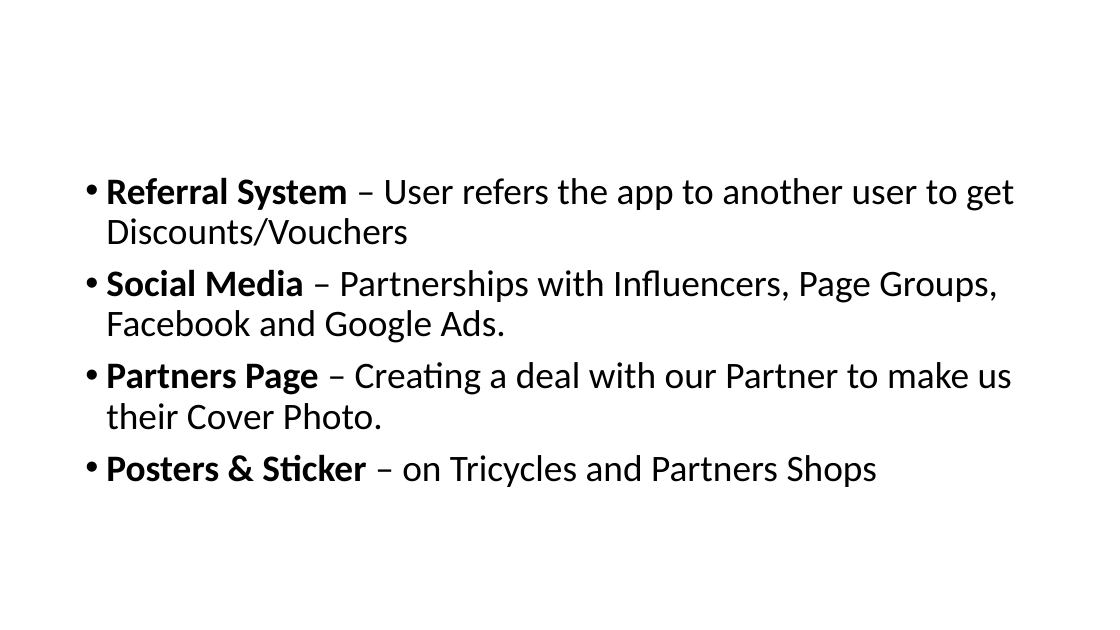
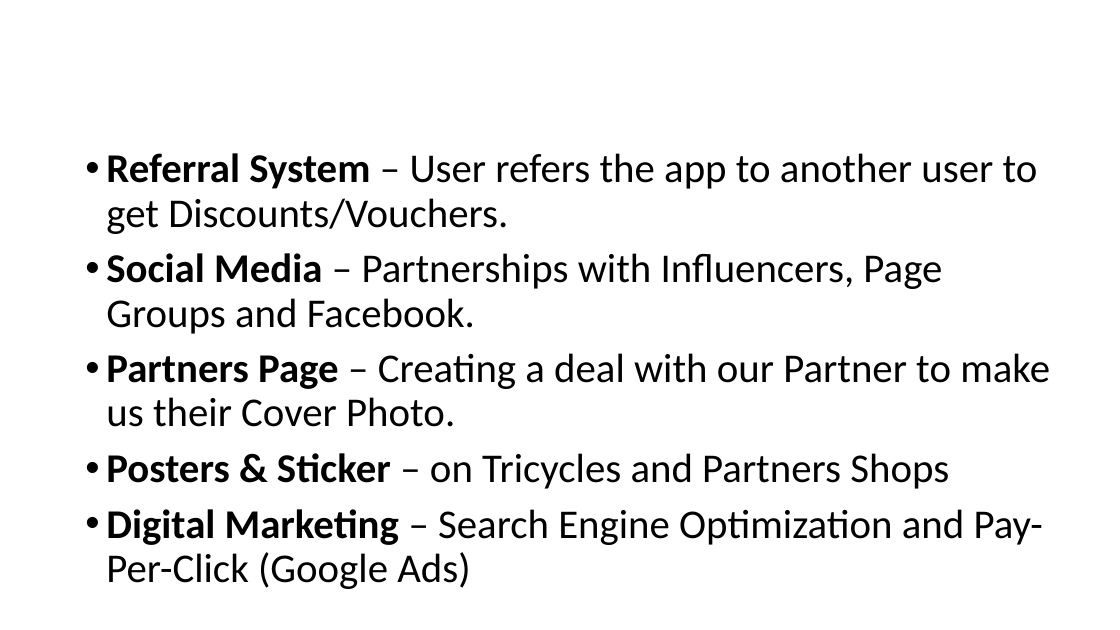
Before and after one commit to Pasabuy-App/Xamarin-App, a slide deck: slide 11 of docs/Project-Investor-Pitch.pptx. Drawn at 1120x630 pixels with LibreOffice and Linux fonts; fonts in the diff are those of the drawing; background and template pictures are left out. Boxes give left, top, right and bottom in pixels: in the first picture for what was removed or moved away, otherwise in the second. Text is boxed around its words. In the diff, an @@ line names an element or a change of style, - is before the commit and + after.

```diff
--- a/docs/Project-Investor-Pitch.pptx
+++ b/docs/Project-Investor-Pitch.pptx
@@ text "Referral System – User refers ...": place and size @@
-text "Referral System – User refers ..." at box(106, 177, 1014, 487)
+text "Referral System – User refers ..." at box(106, 153, 1050, 589)
@@ text at box(106, 153, 1038, 334): text changed; size 32 to 35 pt @@
-• Referral System – User refers the app to another user to get Discounts/Vouchers
-• Social Media – Partnerships with Influencers, Page Groups, Facebook and Google Ads.
+• Referral System – User refers the app to another user to get Discounts/Vouchers.
+• Social Media – Partnerships with Influencers, Page Groups and Facebook.
@@ text at box(106, 353, 1050, 489): size 32 to 35 pt in "Partners Page – Creating a deal with ...", "Posters & Sticker – on Tricycles and ..." @@
@@ text at box(106, 509, 1043, 589): paragraph added @@
+• Digital Marketing – Search Engine Optimization and Pay-Per-Click (Google Ads)
```
Also in this commit, not shown: 12 other slides changed.
